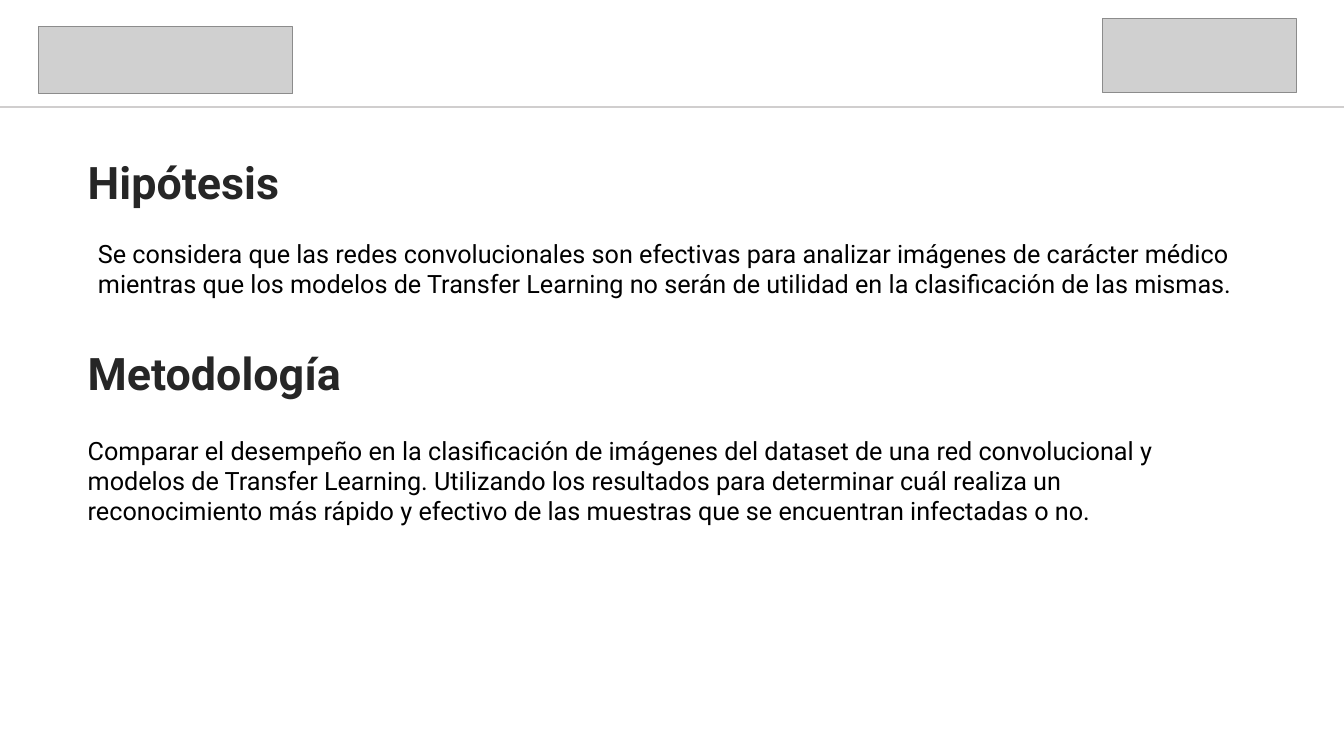
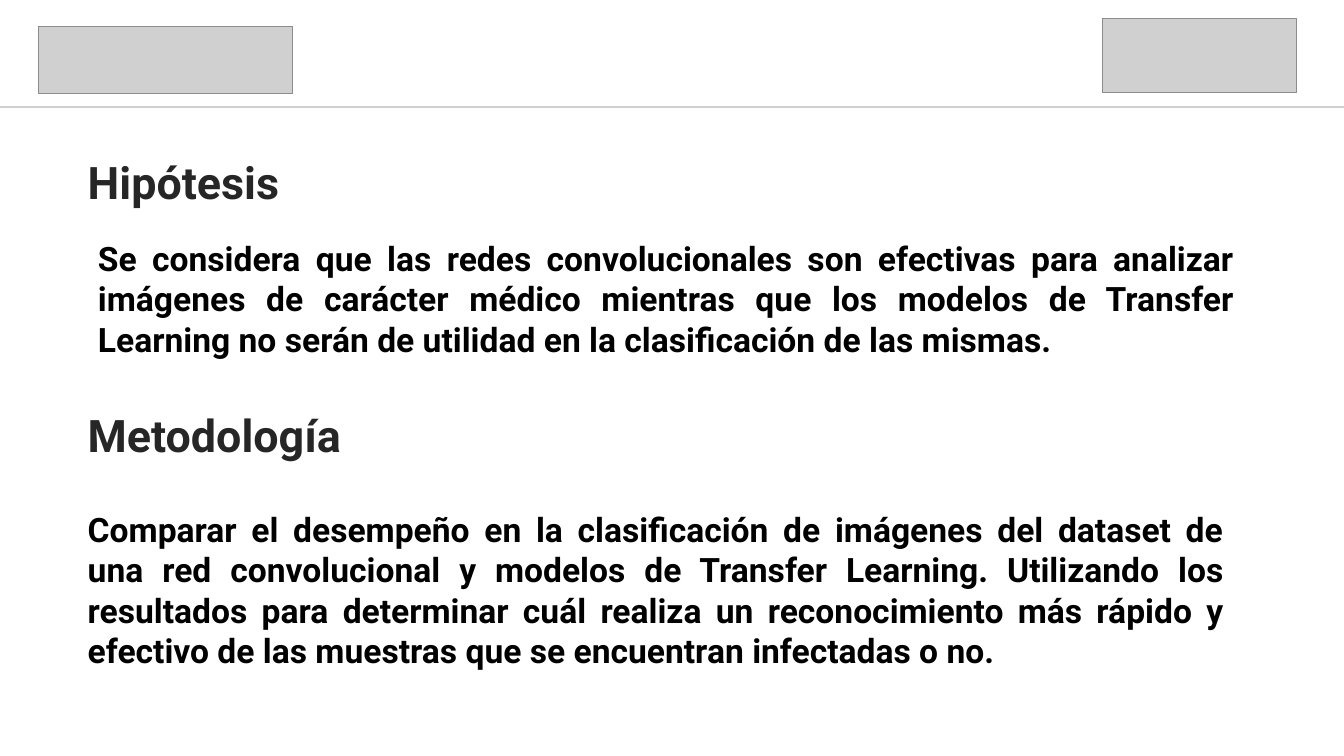
Before and after one commit to MalariaModels/SP1, a slide deck: slide 6 of PosterPresentation.pptx. Drawn at 1344x756 pixels with LibreOffice and Linux fonts; fonts in the diff are those of the drawing; grey boxes stand for pictures. Boxes give left, top, right and bottom in pixels: in the first picture for what was removed or moved away, otherwise in the second. Text is boxed around its words. In the diff, an @@ line names an element or a change of style, - is before the commit and + after.

```diff
--- a/PosterPresentation.pptx
+++ b/PosterPresentation.pptx
@@ text "Se considera que las redes ..." at box(98, 245, 1234, 359): size 18 to 24 pt, bold on; alignment left to justified @@
@@ text "Metodología": place and size @@
-text "Metodología" at box(88, 356, 341, 400)
+text "Metodología" at box(88, 418, 341, 462)
@@ text "Comparar el desempeño en la ..." at box(88, 516, 1223, 670): size 18 to 24 pt, bold on; alignment left to justified @@
@@ text "Comparar el desempeño en la ...": place and size @@
-text "Comparar el desempeño en la ..." at box(88, 441, 1152, 526)
+text "Comparar el desempeño en la ..." at box(88, 516, 1223, 670)
```
Also in this commit, not shown: 7 other slides changed, 1 other file.
